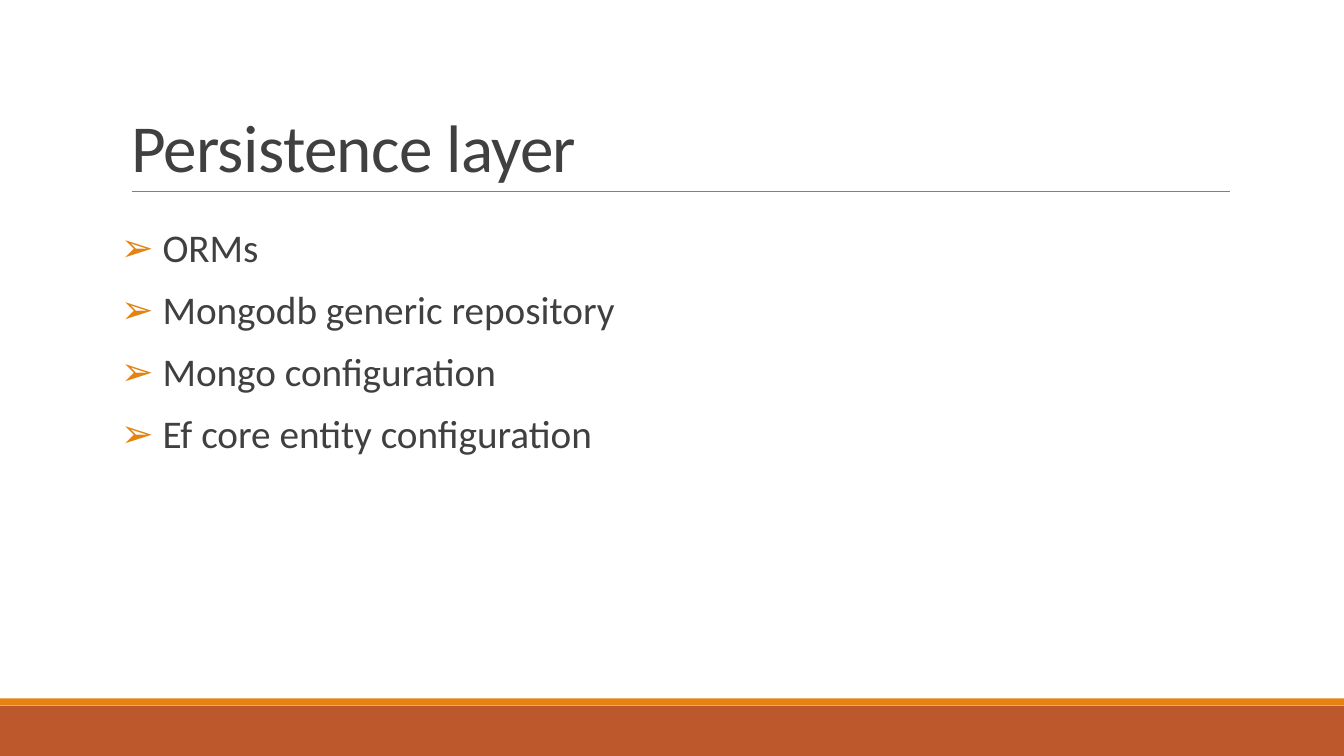
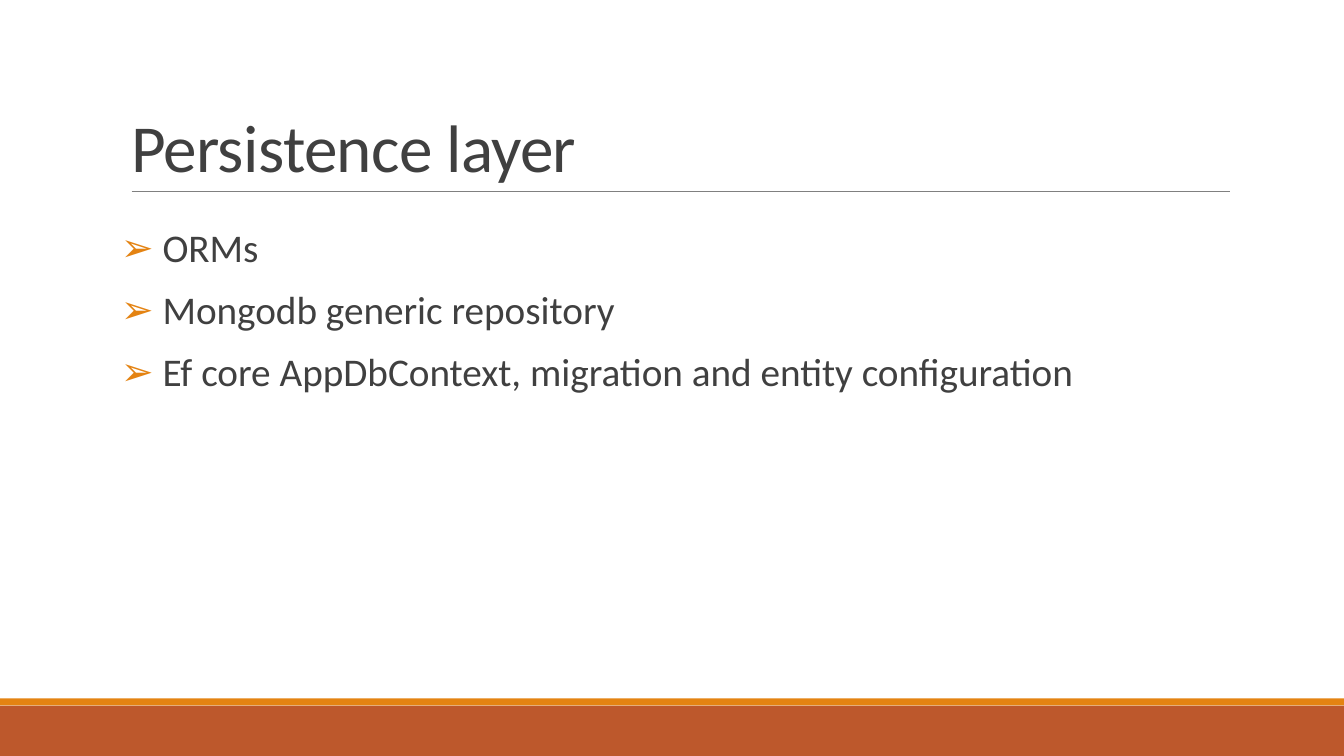
Before and after one commit to nguyentanphu/FlirtingApp, a slide deck: slide 24 of Introduction_to_clean_architecture.pptx. Drawn at 1344x756 pixels with LibreOffice and Linux fonts; fonts in the diff are those of the drawing. Boxes give left, top, right and bottom in pixels: in the first picture for what was removed or moved away, otherwise in the second. Text is boxed around its words. In the diff, an @@ line names an element or a change of style, - is before the commit and + after.

Commit message:
Update slide

```diff
--- a/Introduction_to_clean_architecture.pptx
+++ b/Introduction_to_clean_architecture.pptx
@@ text at [163,358,1073,393]: text changed @@
-➢ Mongo configuration
-➢ Ef core entity configuration
+➢ Ef core AppDbContext, migration and entity configuration
```
Also in this commit, not shown: 3 other slides changed, 6 slides added, 2 slides removed.
